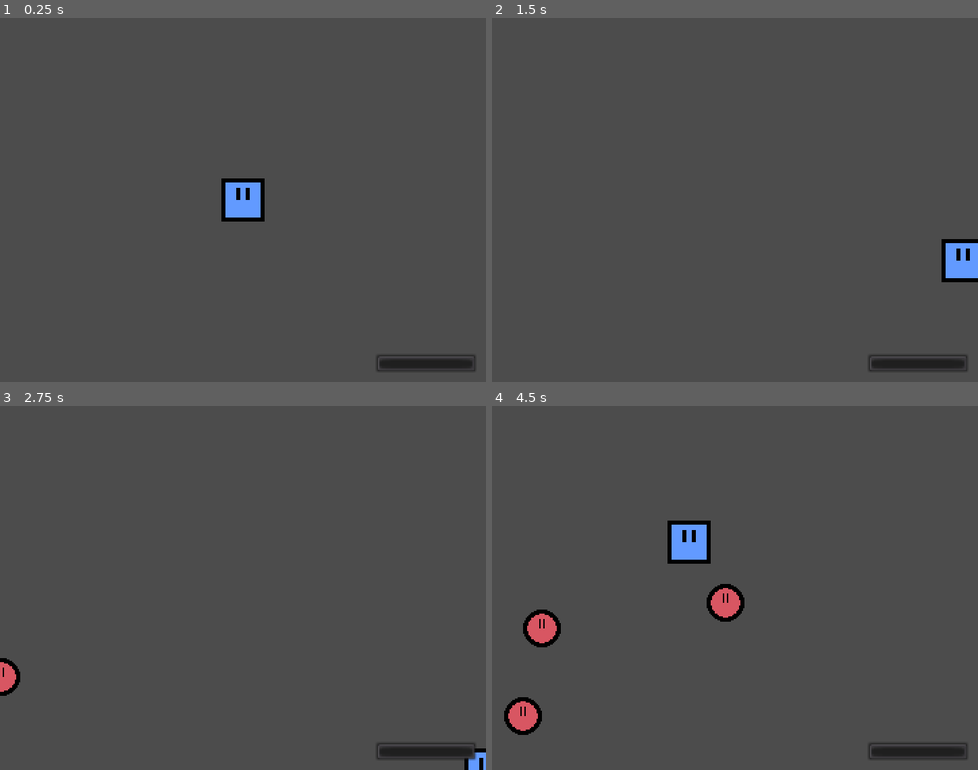
Above: before the commit, frames 1-4 (two rows, left to right).
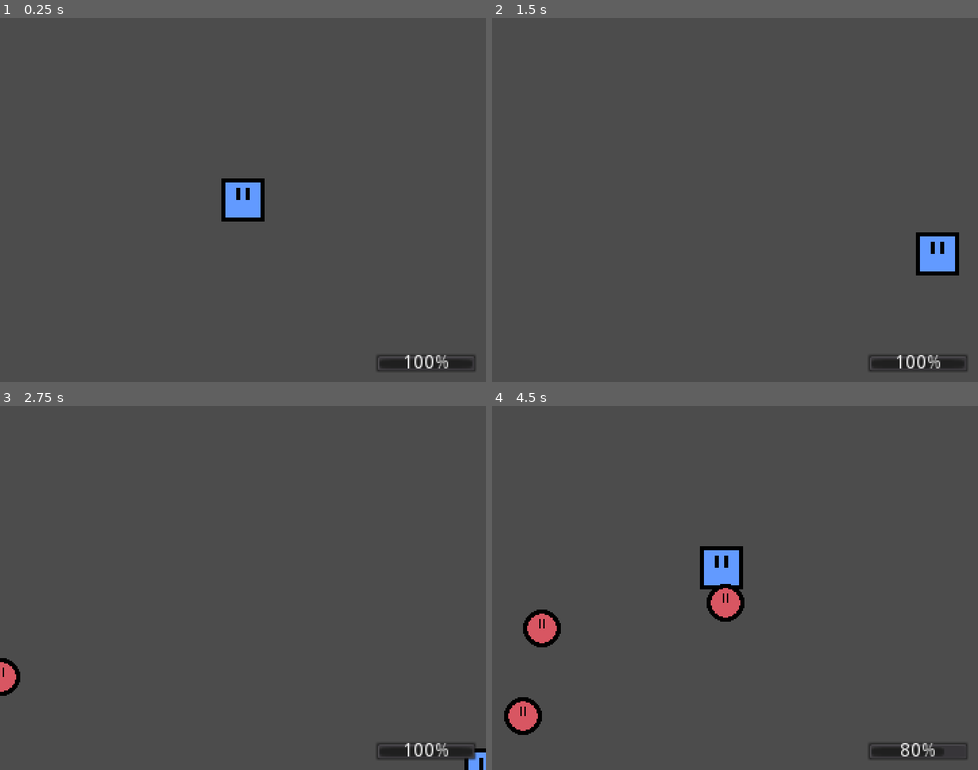
Above: after the commit, the same moments.

Repository: human-being-1/genius-hour-project
Game: Godot game, scene res://Scenes/Main.tscn
Two runs of this game, one before a commit and one after it. Both use one fixed random seed, a clock stepped at 60 frames per second and the inputs below.
Inputs (mouse positions are in pixels of both pictures, inside the frame that each line leads up to):
- Up to frame 1 (0.25 s): no input
- Up to frame 2 (1.5 s): tap Enter at 0.5 s; move the mouse to (841, 181) at 0.52 s; hold D (move_right) 0.53-1.28 s; move the mouse to (637, 218) at 1.27 s; hold S (move_down) from 1.28 s (still down)
- Up to frame 3 (2.75 s): move the mouse to (291, 507) at 2.02 s; release S (move_down) at 2.03 s; hold D (move_right) from 2.03 s (still down)
- Up to frame 4 (4.5 s): move the mouse to (710, 660) at 2.77 s; release D (move_right) at 2.78 s; hold W (move_up) 2.78-3.53 s; move the mouse to (880, 642) at 3.52 s; hold A (move_left) from 3.53 s (still down); move the mouse to (589, 533) at 4.27 s

The runs differ from the first frame. In frame 1, 0.2% of the frame differs, in the area x 83-93%, y 92-97%; in frame 2, 1.6%; in frame 3, 0.2%; in frame 4, 2.1%, in the area x 36-97%, y 31-97%.

Commit message:
Oct 5 2022

Diff:
--- a/Scenes/HUD.tscn
+++ b/Scenes/HUD.tscn
@@ -13,4 +13,3 @@
 margin_bottom = 3.04999
 max_value = 5.0
 value = 5.0
-percent_visible = false
--- a/Scenes/Main.tscn
+++ b/Scenes/Main.tscn
@@ -23,7 +23,7 @@
 one_shot = true
 
 [node name="WaveTimer" type="Timer" parent="."]
-wait_time = 15.0
+wait_time = 20.0
 
 [node name="StartPosition" type="Position2D" parent="."]
 position = Vector2( 180, 135 )
@@ -36,8 +36,8 @@
 [node name="MobSpawnPosition" type="PathFollow2D" parent="MobPath"]
 
 [node name="HUD" parent="." instance=ExtResource( 2 )]
-position = Vector2( -0.032967, 0 )
 scale = Vector2( 0.983516, 0.977941 )
+transform = Transform2D( 0.983516, 0, 0, 0.977941, 0, 0 )
 
 [connection signal="die" from="Player" to="." method="game_over"]
 [connection signal="hurt" from="Player" to="." method="_on_Player_hurt"]
--- a/Scenes/YellowMob.tscn
+++ b/Scenes/YellowMob.tscn
@@ -4,7 +4,7 @@
 [ext_resource path="res://Art/YellowMob.png" type="Texture" id=2]
 
 [node name="Mob" instance=ExtResource( 1 )]
-speed_modifier = 50
+speed_modifier = 30
 
 [node name="Sprite" parent="." index="2"]
 texture = ExtResource( 2 )
--- a/Scripts/Main.gd
+++ b/Scripts/Main.gd
@@ -41,7 +41,7 @@
 	direction += rand_range(-PI / 5, PI / 5)
 	#mob.rotation = direction
 
-	var velocity = Vector2(rand_range(min_speed, max_speed), 0.0)
+	var velocity = Vector2(rand_range(min_speed, max_speed) + mob.speed_modifier, 0.0)
 	mob.linear_velocity = velocity.rotated(direction)
 
 	add_child_below_node($Player, mob)
@@ -53,29 +53,30 @@
 	wave += 1
 	print("Wave " + str(wave))
 
-	min_speed += 10.0
-	max_speed += 10.0
+	min_speed += 5.0
+	max_speed += 5.0
 
-	if $MobTimer.wait_time >= 0.25:
+	if $MobTimer.wait_time >= 0.45 and wave % 2 == 0:
 		$MobTimer.wait_time -= 0.10
 
-	if $HUD/ProgressBar.max_value >= $Player.health + 1:
+	if $HUD/ProgressBar.max_value >= $Player.health + 1 and wave % 2 == 0:
 		$Player.health += 1
+		$HUD/ProgressBar.value = $Player.health
 
 	if wave == 5:
 		mobs.append(load("res://Scenes/GreenMob.tscn"))
 		$Player.health += 1
-		$HUD/ProgressBar.max_value = 7
+		$HUD/ProgressBar.max_value = 6
+		$HUD/ProgressBar.value = $Player.health
 
-
-	if wave == 7:
-		mobs.append(load("res://Scenes/GreenMob.tscn")) # Increases likelihood of green mobs spawning
+	if wave == 8:
 		mobs.append(load("res://Scenes/YellowMob.tscn"))
 		$Player.health += 2
-		$HUD/ProgressBar.max_value = 7
+		$HUD/ProgressBar.max_value = 8
+		$HUD/ProgressBar.value = $Player.health
 
 	get_tree().call_group("mobs", "queue_free")
-	yield(get_tree().create_timer(0.5), "timeout")
+	yield(get_tree().create_timer(1), "timeout")
 
 	$MobTimer.start()
 
--- a/Scripts/Player.gd
+++ b/Scripts/Player.gd
@@ -2,7 +2,7 @@
 signal die
 signal hurt
 
-export var speed = 225
+export var speed = 200
 var screen_size
 var health = 5
 var on_cooldown = false
@@ -45,14 +45,12 @@
 	if not on_cooldown:
 		health -= body.damage
 		print(health)
+		emit_signal("hurt")
 		if health <= 0:
 			hide()
-			emit_signal("hurt")
 			emit_signal("die")
 			$CollisionShape2D.set_deferred("disabled", true)
 			return
-
-		emit_signal("hurt")
 		$AnimatedSprite.play("hurt")
 		on_cooldown = true
 		yield(get_tree().create_timer(1.5), "timeout")
--- a/project.godot
+++ b/project.godot
@@ -18,8 +18,8 @@
 
 window/size/width=360
 window/size/height=270
-window/size/test_width=1440
-window/size/test_height=1080
+window/size/test_width=720
+window/size/test_height=540
 window/stretch/mode="viewport"
 window/stretch/aspect="keep"
 
